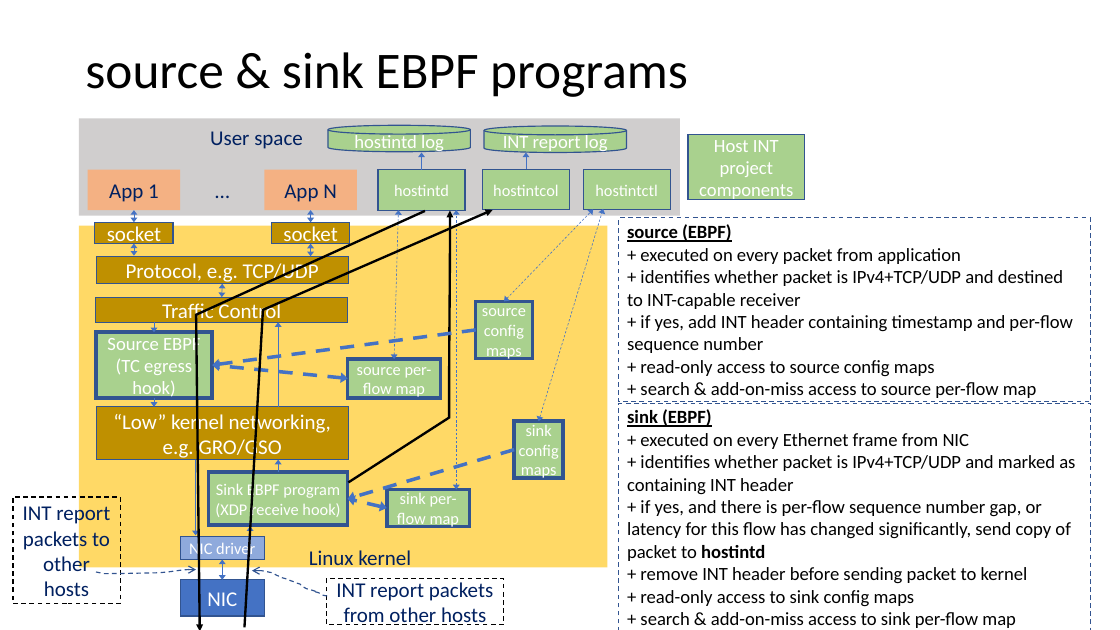
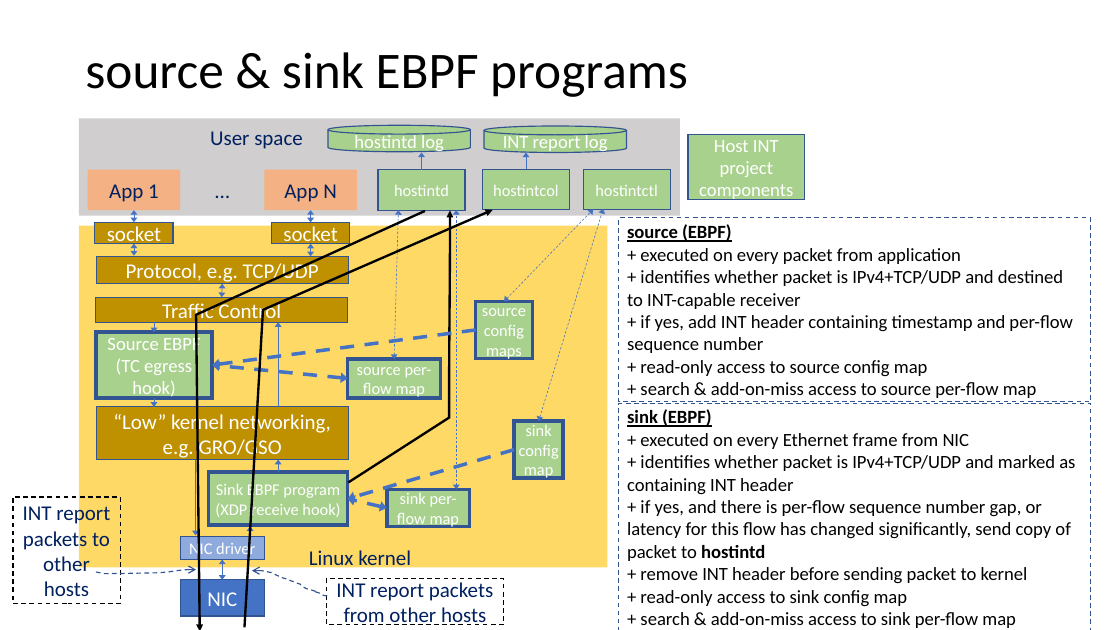
Before and after one commit to intel/host-int, a slide deck: slide 7 of docs/host-int-project.pptx. Drawn at 1120x630 pixels with LibreOffice and Linux fonts; fonts in the diff are those of the drawing. Boxes give left, top, right and bottom in pixels: in the first picture for what was removed or moved away, otherwise in the second. Text is boxed around its words. In the diff, an @@ line names an element or a change of style, - is before the commit and + after.

```diff
--- a/docs/host-int-project.pptx
+++ b/docs/host-int-project.pptx
@@ text in rectangle at [640,360,928,376]: text changed @@
-+ read-only access to source config maps
++ read-only access to source config map
@@ text in rectangle at [519,425,559,480]: text changed @@
-sink config maps
+sink config map
@@ text in rectangle at [640,590,908,607]: text changed @@
-+ read-only access to sink config maps
++ read-only access to sink config map
```
Also in this commit, not shown: 13 other slides changed, 30 other files.
